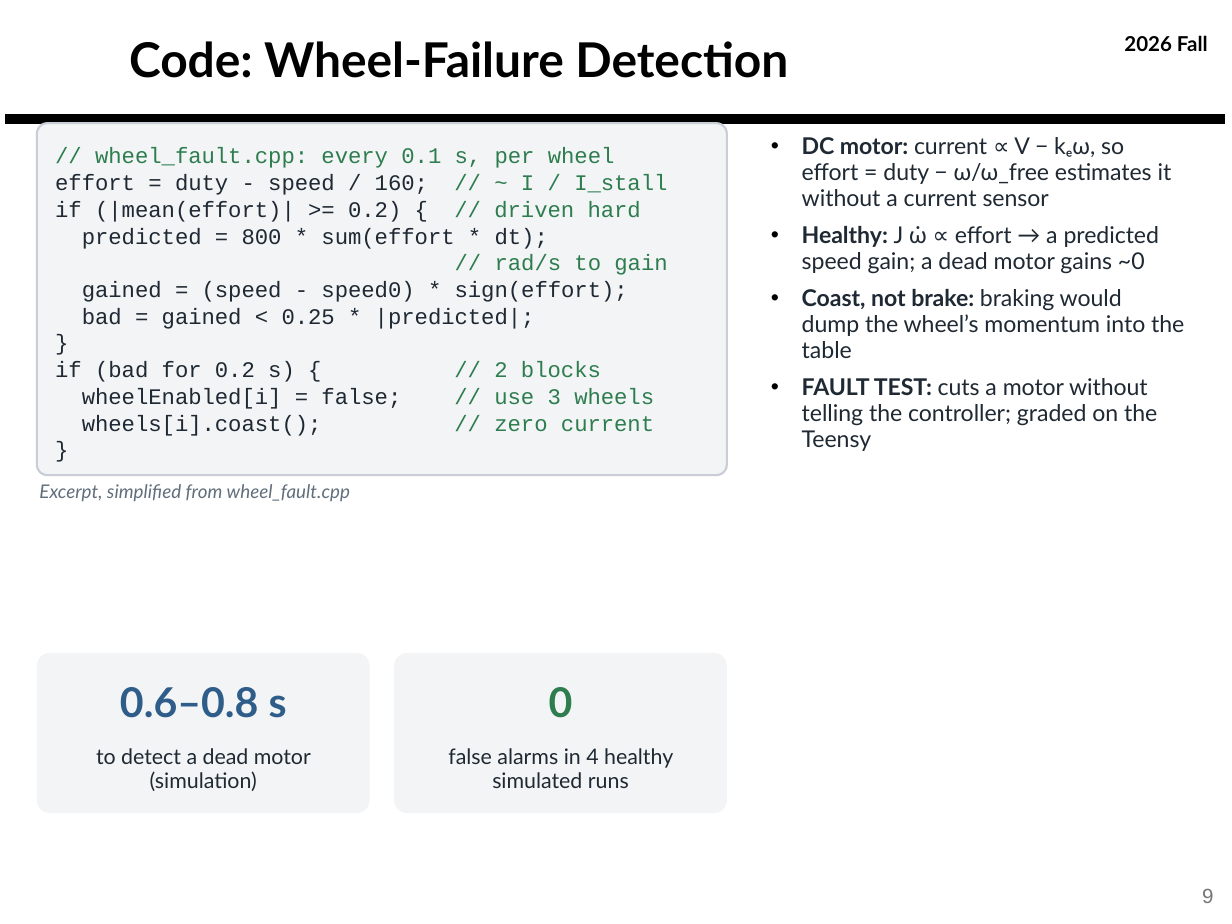
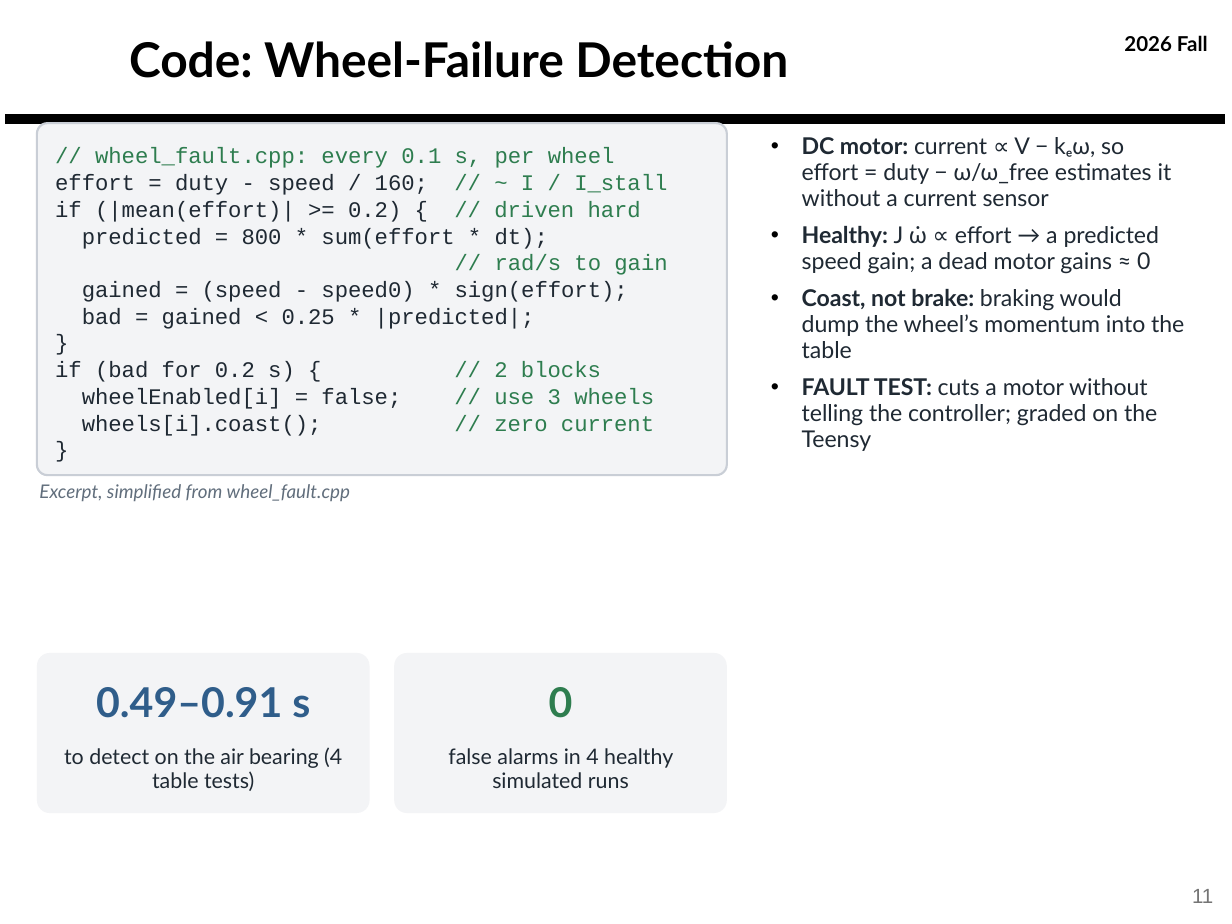
Before and after one commit to derek-weissinger-usafa/Astro-331-Lab-8, a slide deck: slide 11 of Reports/Astro 331 Lab 8_2_3 Body Final Pres.pptx (slide 9 before the commit). Drawn at 1232x924 pixels with LibreOffice and Linux fonts; fonts in the diff are those of the drawing; background and template pictures are left out. Boxes give left, top, right and bottom in pixels: in the first picture for what was removed or moved away, otherwise in the second. Text is boxed around its words. In the diff, an @@ line names an element or a change of style, - is before the commit and + after.

```diff
--- a/Reports/Astro 331 Lab 8_2_3 Body Final Pres.pptx
+++ b/Reports/Astro 331 Lab 8_2_3 Body Final Pres.pptx
@@ text at bbox=[802, 226, 1159, 274]: text changed @@
-• Healthy: J ω̇ ∝ effort → a predicted speed gain; a dead motor gains ~0
+• Healthy: J ω̇ ∝ effort → a predicted speed gain; a dead motor gains ≈ 0
@@ text at bbox=[96, 687, 310, 718]: text changed @@
-0.6–0.8 s
+0.49–0.91 s
@@ text at bbox=[64, 747, 342, 791]: text changed @@
-to detect a dead motor (simulation)
+to detect on the air bearing (4 table tests)
@@ page number at bbox=[1192, 889, 1213, 903]: text changed @@
-9
+11
```
Also in this commit, not shown: 11 other slides changed, 22 slides added, 8 other files.
